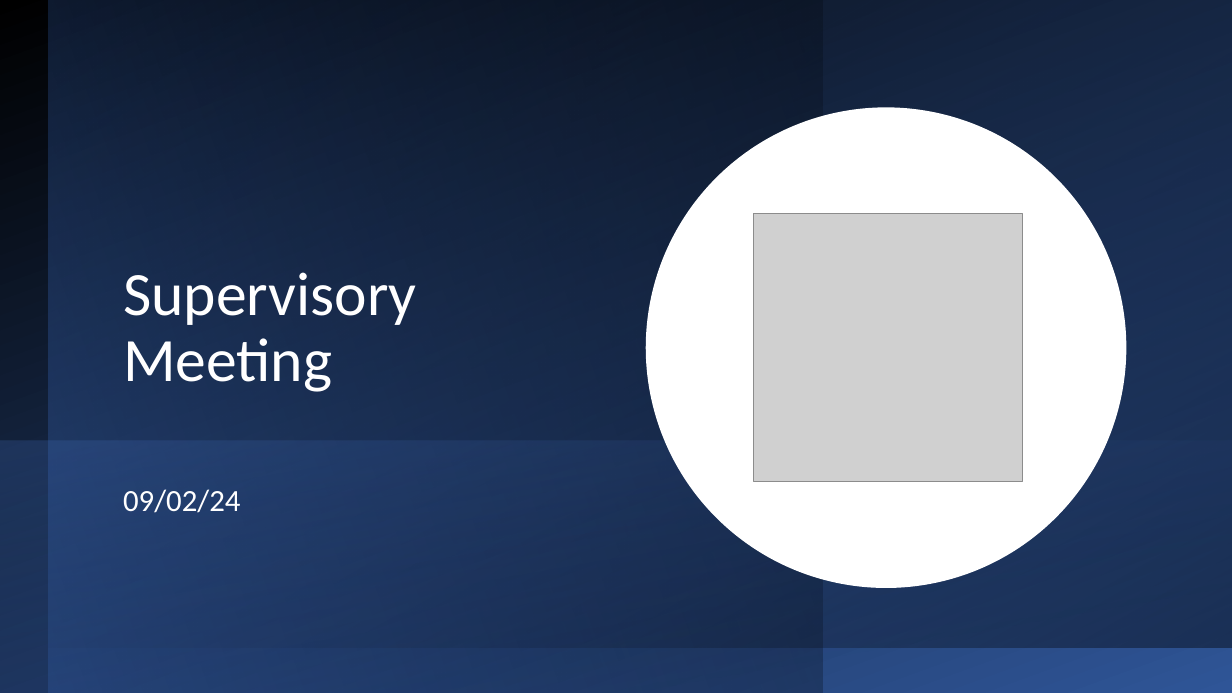
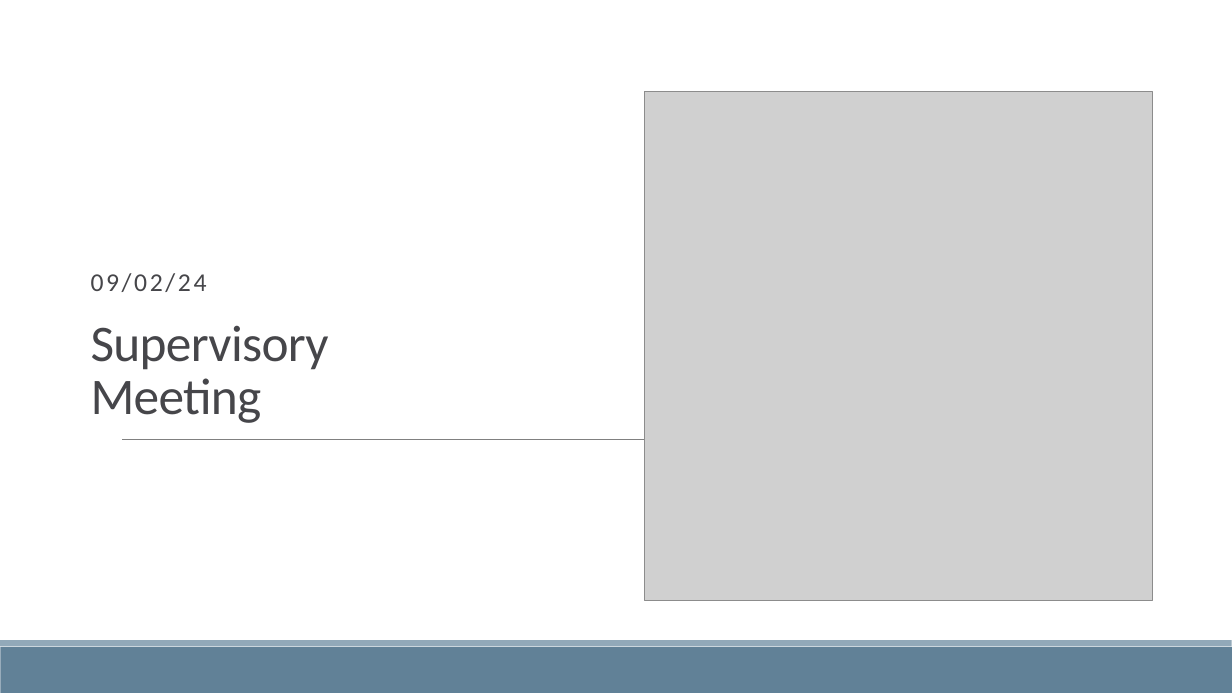
Before and after one commit to ofithcheallaigh/phd, a slide deck: slide 1 of Presentations/Supervisor Meetings/2024/20240209.pptx. Drawn at 1232x693 pixels with LibreOffice and Linux fonts; fonts in the diff are those of the drawing; grey boxes stand for pictures. Boxes give left, top, right and bottom in pixels: in the first picture for what was removed or moved away, otherwise in the second. Text is boxed around its words. In the diff, an @@ line names an element or a change of style, - is before the commit and + after.

```diff
--- a/Presentations/Supervisor Meetings/2024/20240209.pptx
+++ b/Presentations/Supervisor Meetings/2024/20240209.pptx
@@ rectangle removed at [0, 0, 1232, 693] @@
@@ rectangle removed at [49, 0, 823, 693] @@
@@ rectangle removed at [49, 0, 1232, 648] @@
@@ picture: place and size @@
-picture at [754, 213, 1022, 482]
+picture at [645, 92, 1153, 601]
@@ ellipse removed at [646, 107, 1127, 588] @@
@@ subtitle "09/02/24": place and size @@
-subtitle "09/02/24" at [123, 489, 240, 513]
+subtitle "09/02/24" at [91, 273, 207, 292]
@@ subtitle "09/02/24" at [91, 273, 207, 292]: size 24 to 20 pt, text colour #FFFFFF to #46464A, letter spacing 0 to 2 pt; more space between paragraphs; vertical alignment top to bottom @@
@@ title "Supervisory Meeting": place and size @@
-title "Supervisory Meeting" at [123, 272, 417, 392]
+title "Supervisory Meeting" at [91, 325, 329, 423]
@@ title "Supervisory Meeting" at [91, 325, 329, 423]: size 48 to 40 pt, text colour #FFFFFF to #46464A, letter spacing 0 to -0.5 pt; line spacing 0.9 to 0.85; vertical alignment bottom to top @@
@@ rectangle removed at [0, 439, 1232, 693] @@
@@ line added from (122, 439) to (1120, 439), #808080 0.5 pt @@
@@ rectangle added at [0, 647, 1232, 693], fill #618197 @@
@@ rectangle added at [0, 640, 1232, 647], fill #92A9B9 @@
```
Also in this commit, not shown: 3 other slides changed, 1 slide added.
